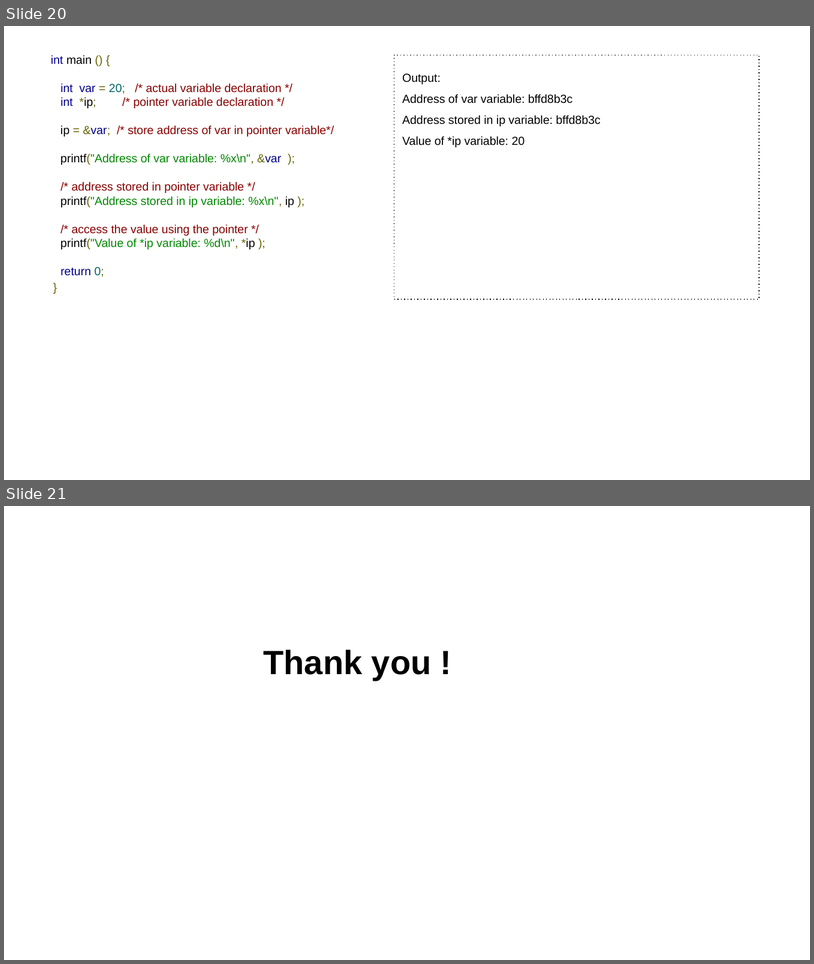
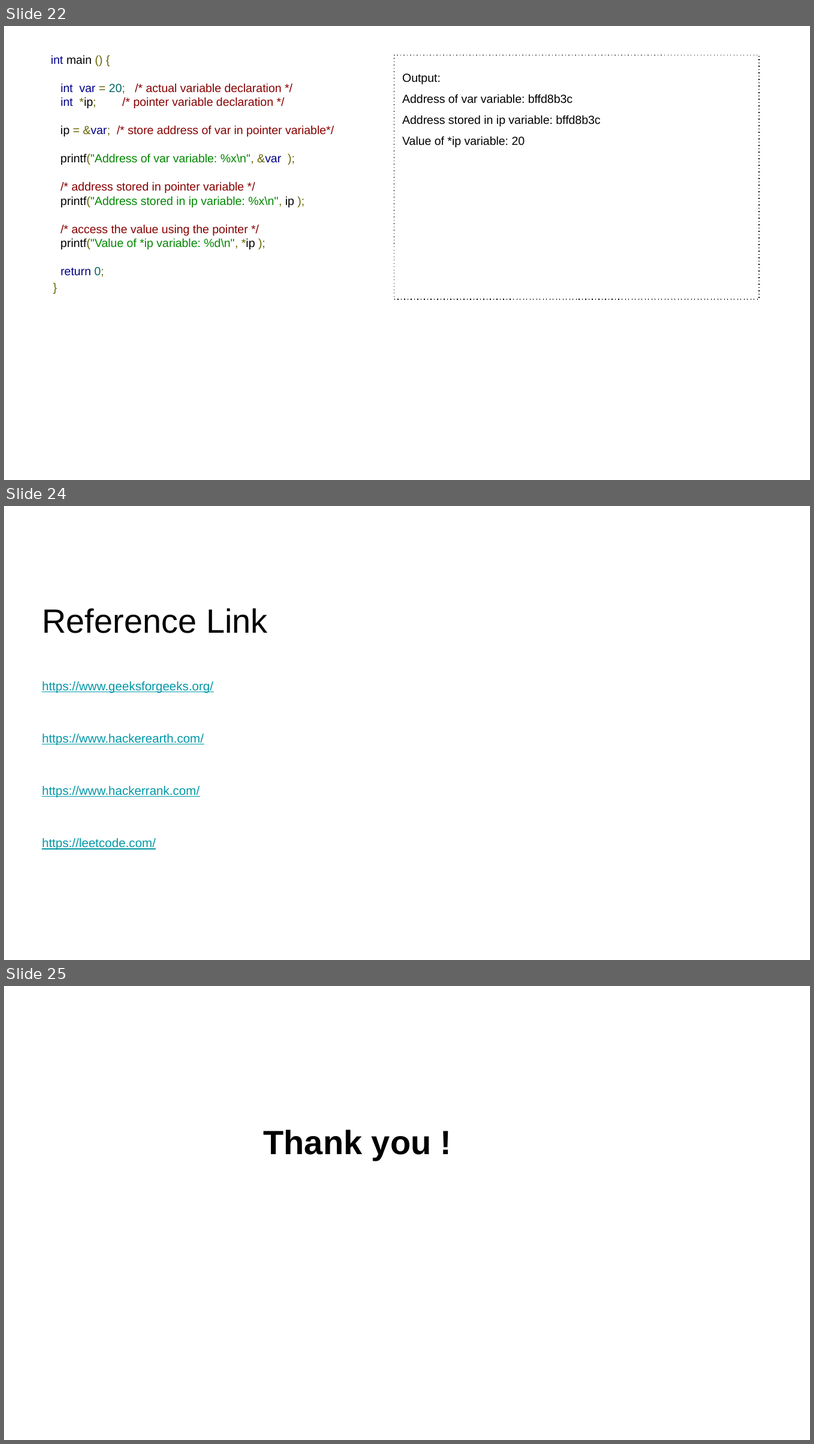
Before and after one commit to ramitgarg/Learnings-for-students, a slide deck: C Laguage/C training-part2.pptx. Shown one above the other, each under a label of ours: slides 20 and 21 before the commit, slides 22, 24 and 25 after it; the slides between them are not shown. The pictures are 814x964 and 814x1444 pixels, drawn with LibreOffice and Linux fonts; fonts in the diff are those of the drawing; background and template pictures are left out. Boxes give left, top, right and bottom in pixels: in the first picture for what was removed or moved away, otherwise in the second. Text is boxed around its words. In the diff, an @@ line names an element or a change of style, - is before the commit and + after.

```diff
--- a/C Laguage/C training-part2.pptx
+++ b/C Laguage/C training-part2.pptx
@@ slide 24 added at [4, 506, 810, 960], background picture (left out) @@
@@ text added at [42, 608, 268, 850], 11 pt, text #0097A7, underline @@
+Reference Link
+https://www.geeksforgeeks.org/
+https://www.hackerearth.com/
+https://www.hackerrank.com/
+https://leetcode.com/
@@ what was slide 20 is now slide 22 @@
@@ what was slide 21 is now slide 25 @@
```
Also in this commit, not shown: 3 slides changed, 3 other slides added.
